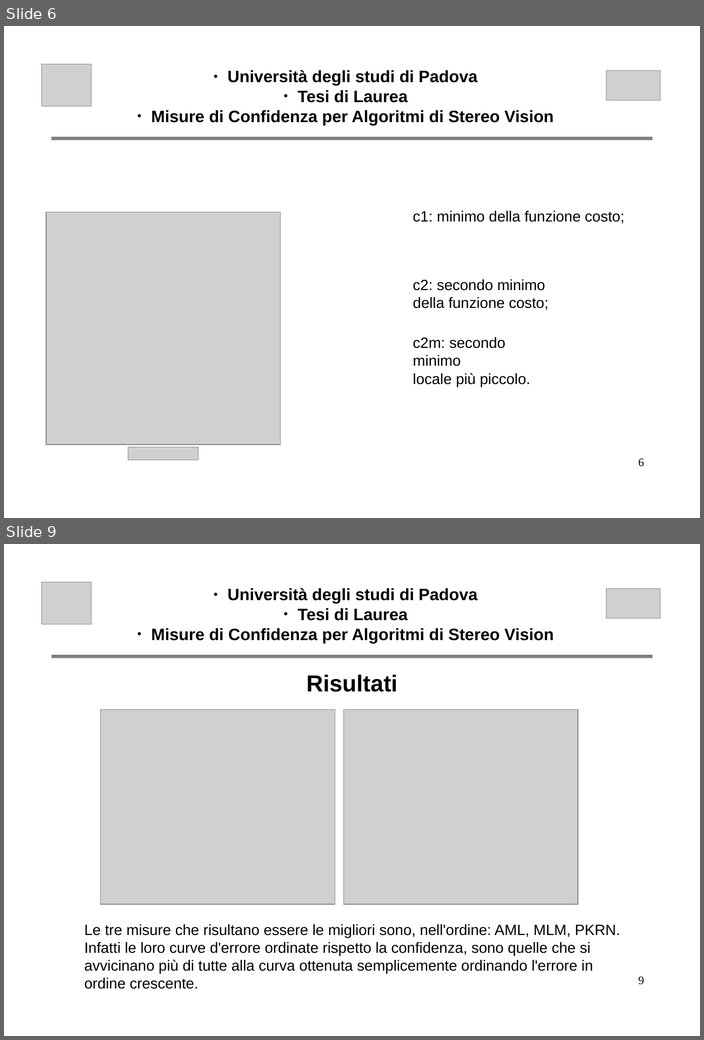
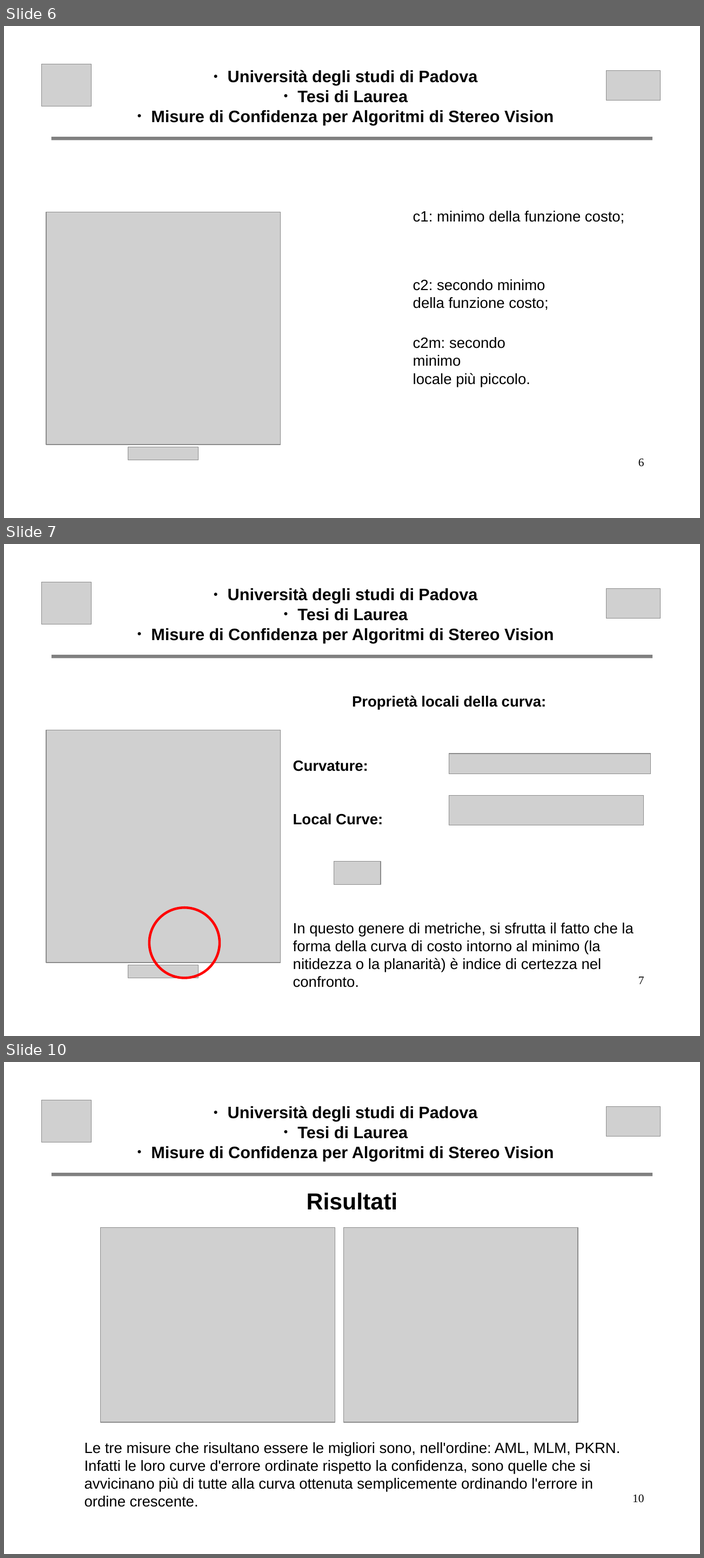
Before and after one commit to nicoladallago/Thesis, a slide deck: altro/presentazione.odp. Shown one above the other, each under a label of ours: slides 6 and 9 before the commit, slides 6, 7 and 10 after it; the slides between them are not shown. The pictures are 704x1040 and 704x1558 pixels, drawn with LibreOffice and Linux fonts; fonts in the diff are those of the drawing; grey boxes stand for pictures; background and template pictures are left out. Boxes give left, top, right and bottom in pixels: in the first picture for what was removed or moved away, otherwise in the second. Text is boxed around its words. In the diff, an @@ line names an element or a change of style, - is before the commit and + after.

```diff
--- a/altro/presentazione.odp
+++ b/altro/presentazione.odp
@@ slide 7 added at box(4, 544, 700, 1036), background #FFFFFF @@
@@ picture added at box(41, 582, 91, 624) @@
@@ text added at box(151, 588, 553, 643), 20 pt, text #000000, bold @@
+● Università degli studi di Padova
+● Tesi di Laurea
+● Misure di Confidenza per Algoritmi di Stereo Vision
@@ picture added at box(606, 589, 660, 619) @@
@@ line added from (53, 656) to (651, 656), #808080 4 pt @@
@@ text added at box(352, 695, 546, 710), 18 pt, text #000000, bold @@
+Proprietà locali della curva:
@@ picture added at box(46, 730, 280, 963) @@
@@ picture added at box(449, 754, 650, 774) @@
@@ text added at box(293, 760, 383, 825), 18 pt, text #000000, bold @@
+Curvature:
+Local Curve:
@@ picture added at box(449, 795, 643, 825) @@
@@ picture added at box(333, 861, 380, 884) @@
@@ ellipse added at box(149, 907, 219, 978), outline #FF0000 3 pt @@
@@ text added at box(293, 923, 633, 987), 18 pt, text #000000 @@
+In questo genere di metriche, si sfrutta il fatto che la forma della curva di costo intorno al minimo (la nitidezza o la planarità) è indice di certezza nel confronto.
@@ picture added at box(128, 965, 198, 978) @@
@@ page number added at box(638, 977, 644, 984), 14 pt, text #000000 @@
+7
@@ what was slide 9 is now slide 10 @@
@@ page number at box(632, 1494, 643, 1502): text changed @@
-9
+10
```
Also in this commit, not shown: 2 slides changed, 3 other files.
